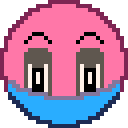
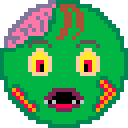
Revision of a layered 128x128 image; what changed, layer by layer:
hid group "base_joe_blink" (5 layers) over bbox(0, 0, 128, 128)
hid group "metal_joe_blink" (6 layers) over bbox(0, 0, 128, 128)
added group "zombie_joe_blink" with 7 layers above "outline" over bbox(0, 0, 128, 128)
added layer "outline copy #10" in group "zombie_joe_blink" over bbox(0, 0, 128, 128)
added layer "outline copy #9" in group "zombie_joe_blink" over bbox(0, 0, 128, 128)
added layer "outline copy #8" in group "zombie_joe_blink" over bbox(0, 0, 128, 128)
